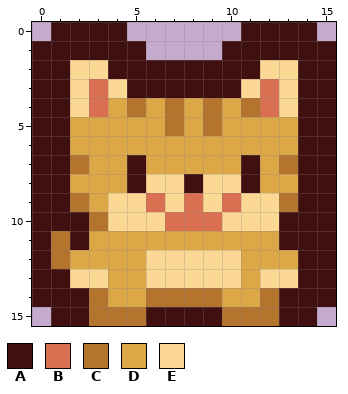
Two versions of one pixel-art sprite, scenes/game_object/player/maodie.png. Above: the version before the commit.
The file is 16x16 pixels.
Palette (. is transparent): A #401010  B #d87051  C #b4742d  D #dca747  E #fcd895
Pixels before, first column x 0:
 0 .AAAA......AAAA.
 1 AAAAAA....AAAAAA
 2 AAEEAAAAAAAAEEAA
 3 AAEBEAAAAAAEBEAA
 4 AAEBDCDCDCDCBEAA
 5 AADDDDDCDCDDDDAA
 6 AADDDDDDDDDDDDAA
 7 AACDDADDDDDADCAA
 8 AADDDAEEAEEADDAA
 9 AACDEEBEBEBEECAA
10 AAACEEEBBBEEEAAA
11 ACADDDDDDDDDDAAA
12 ACDDDDEEEEEDDDAA
13 AAEEDDEEEEEDEEAA
14 AAACDDCCCCDDCAAA
15 .AACCCAAAACCCAA.
The result:
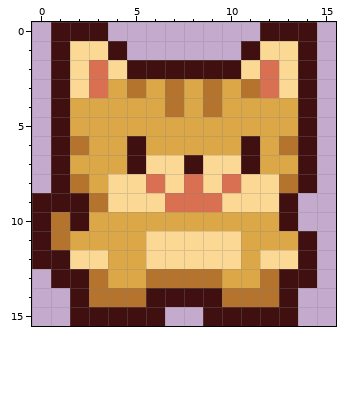
Difference:
y 0: x 4 A -> .; x 11 A -> .
y 1: x 0 A -> .; x 2..3 AA -> EE; x 5 A -> .; x 10 A -> .; x 12..13 AA -> EE; x 15 A -> .
y 2: x 0 A -> .; x 3..4 EA -> BE; x 11..12 AE -> EB; x 15 A -> .
y 3: x 0 A -> .; x 4..11 EAAAAAAE -> DCDCDCDC; x 15 A -> .
y 4: x 0 A -> .; x 2..3 EB -> DD; x 5 C -> D; x 11..13 CBE -> DDD; x 15 A -> .
y 5: x 0 A -> .; x 7 C -> D; x 9 C -> D; x 15 A -> .
y 6: x 0 A -> .; x 2 D -> C; x 5 D -> A; x 11 D -> A; x 13 D -> C; x 15 A -> .
y 7: x 0 A -> .; x 2 C -> D; x 6..10 DDDDD -> EEAEE; x 13 C -> D; x 15 A -> .
y 8: x 0 A -> .; x 2 D -> C; x 4..6 DAE -> EEB; x 8 A -> B; x 10..13 EADD -> BEEC; x 15 A -> .
y 9: x 2..3 CD -> AC; x 6..7 BE -> EB; x 9..10 EB -> BE; x 13..15 CAA -> A..
y 10: x 1 A -> C; x 3..12 CEEEBBBEEE -> DDDDDDDDDD; x 14..15 AA -> ..
y 11: x 2 A -> D; x 6..10 DDDDD -> EEEEE; x 13 A -> D; x 15 A -> .
y 12: x 1..3 CDD -> AEE; x 12..13 DD -> EE; x 15 A -> .
y 13: x 0 A -> .; x 2..3 EE -> AC; x 6..10 EEEEE -> CCCCD; x 12..13 EE -> CA; x 15 A -> .
y 14: x 0..1 AA -> ..; x 4..11 DDCCCCDD -> CCAAAACC; x 14..15 AA -> ..
y 15: x 1 A -> .; x 3..5 CCC -> AAA; x 7..8 AA -> ..; x 10..12 CCC -> AAA; x 14 A -> .
Pixel boxes of the changes (left, top, right, bottom) in both pictures:
changed: (32, 22, 336, 326)
